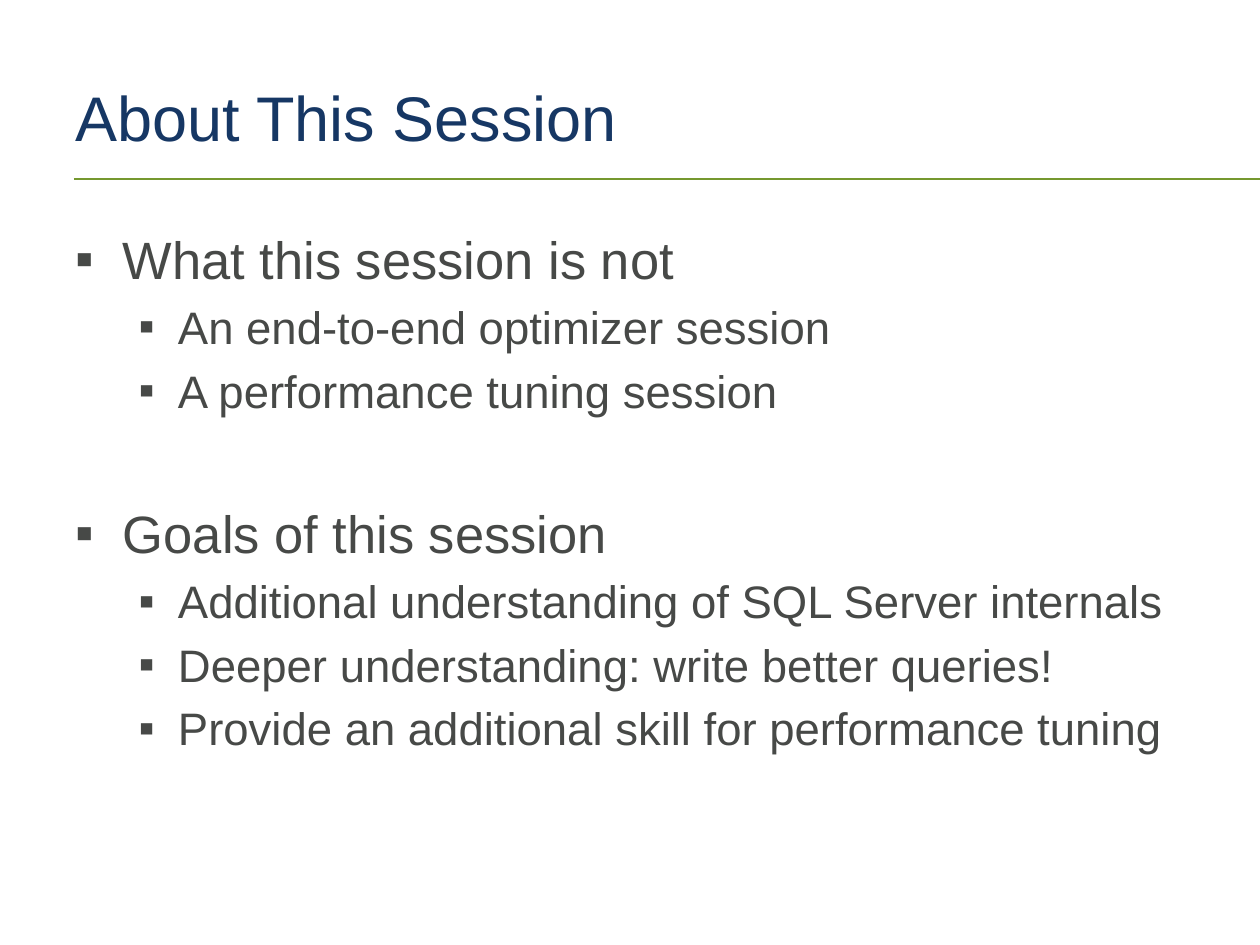
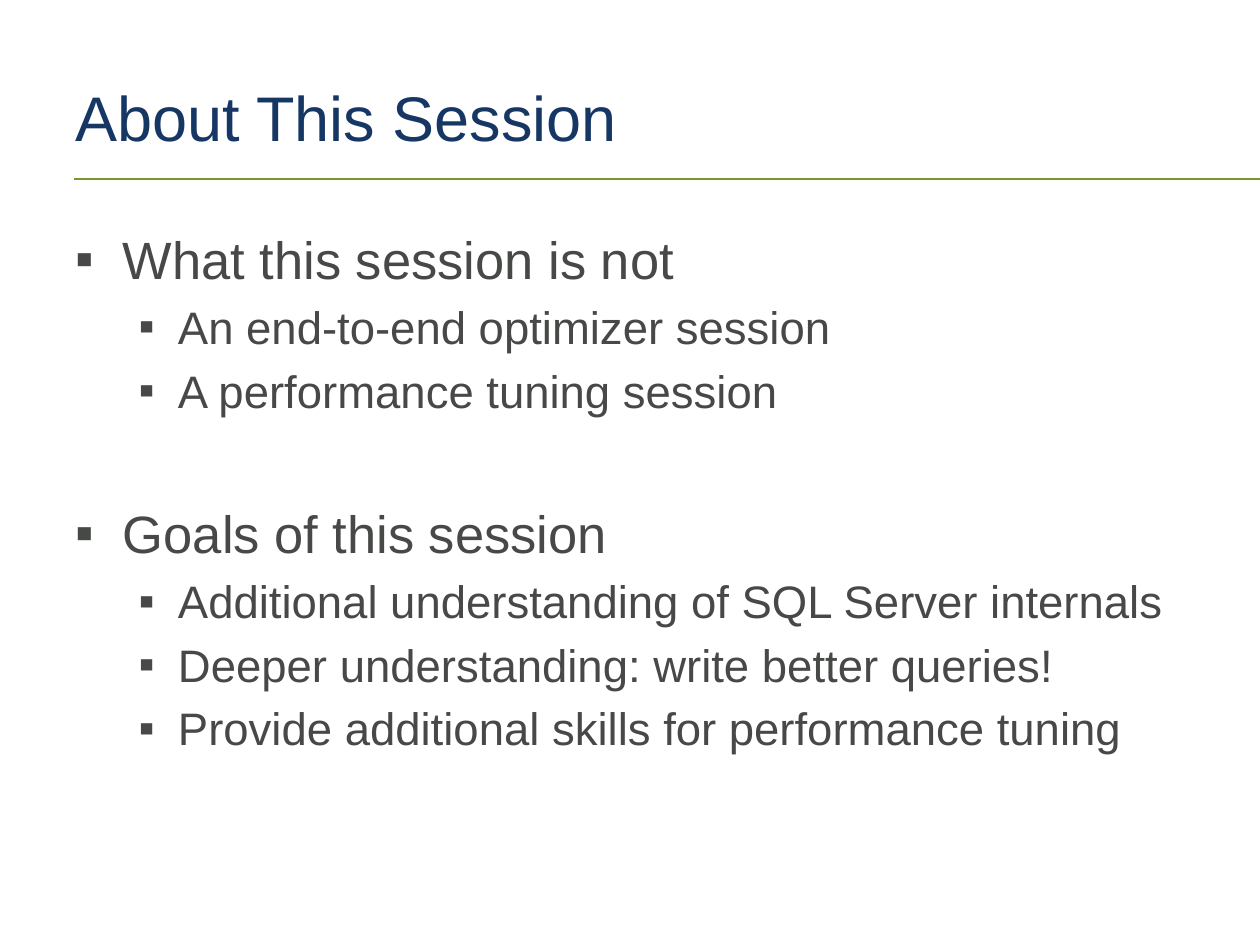
Before and after one commit to tf3604/OptimizerPresentation, a slide deck: slide 5 of Optimizer.pptx. Drawn at 1260x945 pixels with LibreOffice and Linux fonts; fonts in the diff are those of the drawing; background and template pictures are left out. Boxes give left, top, right and bottom in pixels: in the first picture for what was removed or moved away, otherwise in the second. Text is boxed around its words. In the diff, an @@ line names an element or a change of style, - is before the commit and + after.

```diff
--- a/Optimizer.pptx
+++ b/Optimizer.pptx
@@ text at (178,712,1121,755): text changed @@
-  ▪ Provide an additional skill for performance tuning
+  ▪ Provide additional skills for performance tuning
```
Also in this commit, not shown: 4 other slides changed.
